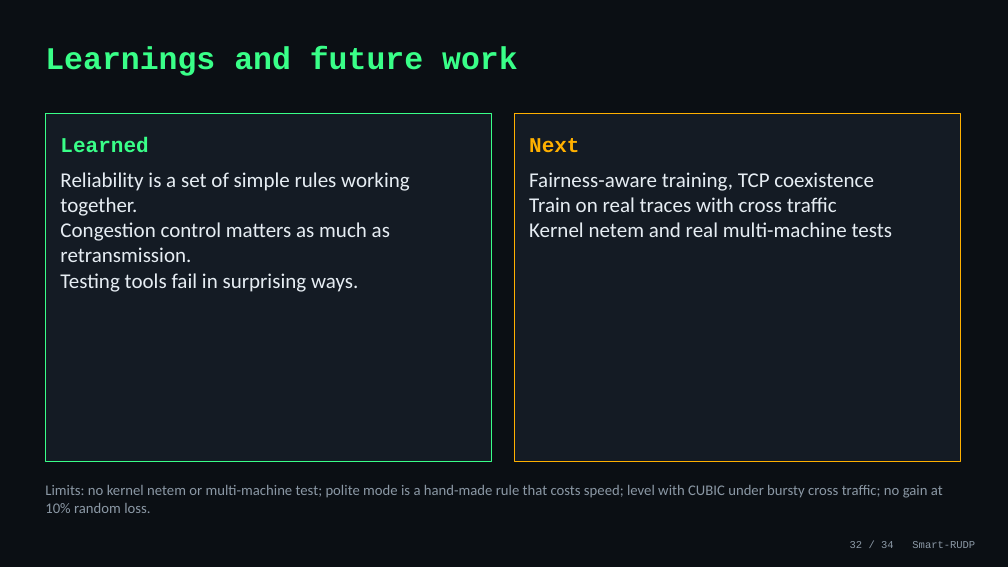
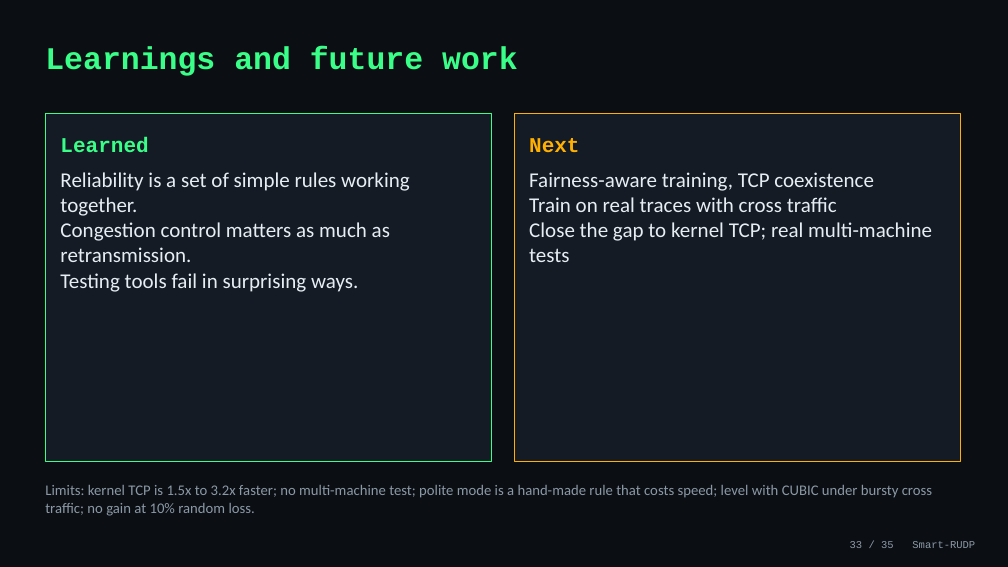
Before and after one commit to Capsturrrr/REPLIC, a slide deck: slide 33 of docs/RUDP_Presentation.pptx (slide 32 before the commit). Drawn at 1008x567 pixels with LibreOffice and Linux fonts; fonts in the diff are those of the drawing. Boxes give left, top, right and bottom in pixels: in the first picture for what was removed or moved away, otherwise in the second. Text is boxed around its words. In the diff, an @@ line names an element or a change of style, - is before the commit and + after.

```diff
--- a/docs/RUDP_Presentation.pptx
+++ b/docs/RUDP_Presentation.pptx
@@ text at bbox=[529, 222, 932, 262]: text changed @@
-Kernel netem and real multi-machine tests
+Close the gap to kernel TCP; real multi-machine tests
@@ text at bbox=[45, 485, 932, 516]: text changed @@
-Limits: no kernel netem or multi-machine test; polite mode is a hand-made rule that costs speed; level with CUBIC under bursty cross traffic; no gain at 10% random loss.
+Limits: kernel TCP is 1.5x to 3.2x faster; no multi-machine test; polite mode is a hand-made rule that costs speed; level with CUBIC under bursty cross traffic; no gain at 10% random loss.
@@ text at bbox=[850, 541, 975, 548]: text changed @@
-32 / 34 Smart-RUDP
+33 / 35 Smart-RUDP
```
Also in this commit, not shown: 30 other slides changed, 1 slide added, 6 other files.
